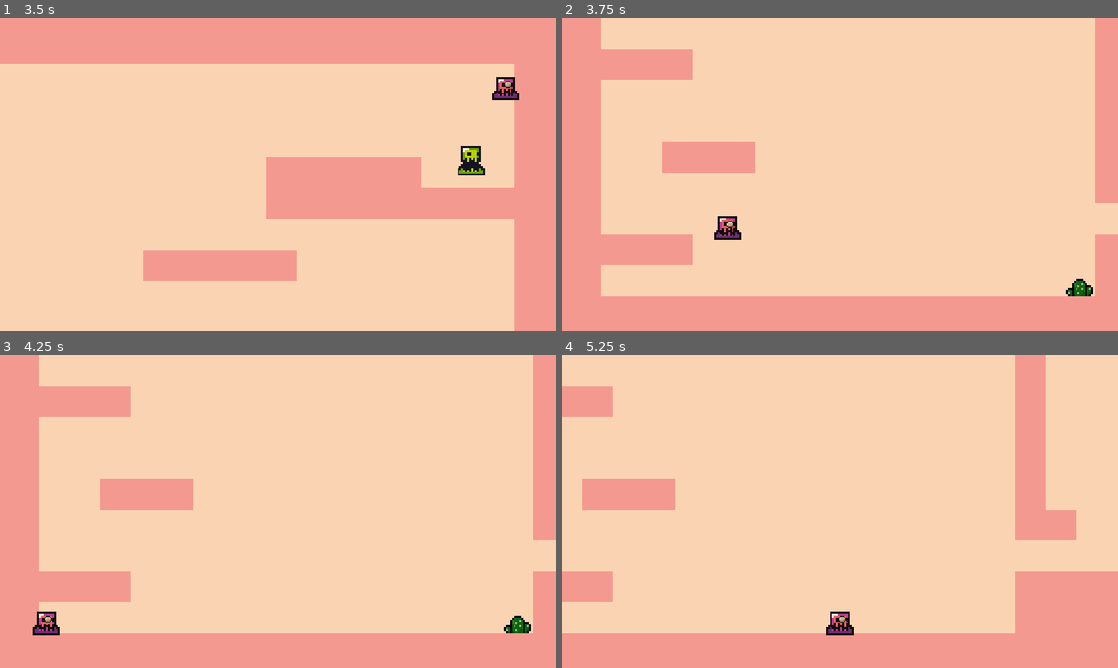
Above: before the commit, frames 1-4 (two rows, left to right).
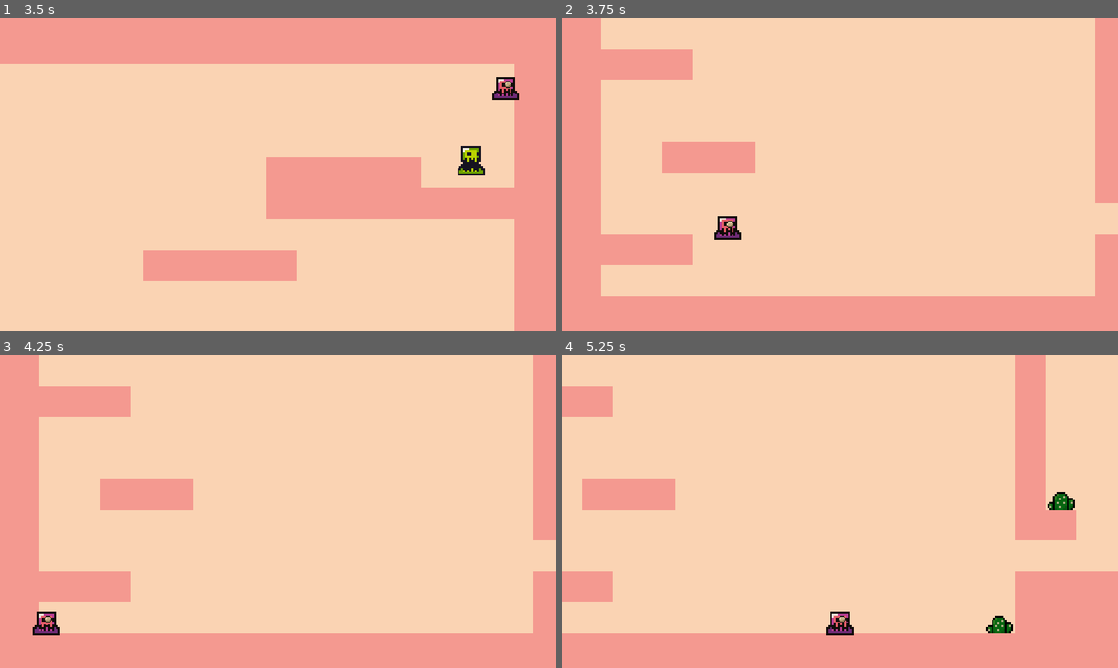
Above: after the commit, the same moments.

Repository: tanishashah2726/trollGame1
Game: Godot game, scene res://scenes/other/main_menu.tscn
Two runs of this game, one before a commit and one after it. Both use one fixed random seed, a clock stepped at 60 frames per second and the inputs below.
Inputs (mouse positions are in pixels of both pictures, inside the frame that each line leads up to):
- Up to frame 1 (3.5 s): click "Start" at 0.5 s; click "1" at 1.25 s; tap Enter at 2 s; move the mouse to (400, 158) at 2.02 s; hold D (move_right) from 2.03 s (still down); tap E (switch) at 2.1 s; click (400, 158) at 2.17 s; tap W (jump) at 2.27, 3.02 s; move the mouse to (166, 190) at 2.77 s; tap Alt at 2.85 s
- Up to frame 2 (3.75 s): move the mouse to (895, 105) at 3.52 s; release D (move_right) at 3.53 s; hold A (move_left) from 3.53 s (still down); tap Shift at 3.6 s
- Up to frame 3 (4.25 s): keep holding A (move_left)
- Up to frame 4 (5.25 s): move the mouse to (812, 574) at 4.27 s; release A (move_left) at 4.28 s; hold D (move_right) from 4.28 s (still down); tap E (switch) at 4.35 s; click (812, 574) at 4.42 s; tap W (jump) at 4.52 s; move the mouse to (1006, 558) at 5.02 s; tap Alt at 5.1 s

Frame 1 is identical in both runs. In frame 2, 0.2% of the frame differs, in the area x 90-96%, y 83-89%; in frame 3, 0.2%; in frame 4, 0.4%, in the area x 76-93%, y 43-89%.

Commit message:
fixed visibility consistency

Diff:
--- a/scenes/levels/level1.tscn
+++ b/scenes/levels/level1.tscn
@@ -3,9 +3,9 @@
 [ext_resource type="PackedScene" uid="uid://dgqwqaogrk02l" path="res://scenes/other/player.tscn" id="1_bfxgj"]
 [ext_resource type="Texture2D" uid="uid://ccehrymiccav2" path="res://assets/sprites/world_tileset.png" id="2_dywbp"]
 [ext_resource type="PackedScene" uid="uid://c58c5ytasvdkp" path="res://scenes/other/spike.tscn" id="3_1seuy"]
-[ext_resource type="Script" uid="uid://e7yu3hp42tqu" path="res://scripts/red.gd" id="3_2r1tl"]
+[ext_resource type="Script" uid="uid://e7yu3hp42tqu" path="res://scripts/colors/red.gd" id="3_2r1tl"]
 [ext_resource type="PackedScene" uid="uid://c0rgsafm4obrb" path="res://scenes/other/door.tscn" id="4_2r1tl"]
-[ext_resource type="Script" uid="uid://chfru8lexcbe5" path="res://scripts/blue.gd" id="5_dywbp"]
+[ext_resource type="Script" uid="uid://chfru8lexcbe5" path="res://scripts/colors/blue.gd" id="5_dywbp"]
 
 [sub_resource type="TileSetAtlasSource" id="TileSetAtlasSource_yqjtg"]
 texture = ExtResource("2_dywbp")
--- a/scenes/levels/level2.tscn
+++ b/scenes/levels/level2.tscn
@@ -2,10 +2,10 @@
 
 [ext_resource type="PackedScene" uid="uid://dgqwqaogrk02l" path="res://scenes/other/player.tscn" id="1_niitk"]
 [ext_resource type="Texture2D" uid="uid://ccehrymiccav2" path="res://assets/sprites/world_tileset.png" id="2_d5djh"]
-[ext_resource type="Script" uid="uid://e7yu3hp42tqu" path="res://scripts/red.gd" id="3_dj4wq"]
+[ext_resource type="Script" uid="uid://e7yu3hp42tqu" path="res://scripts/colors/red.gd" id="3_dj4wq"]
 [ext_resource type="PackedScene" uid="uid://c58c5ytasvdkp" path="res://scenes/other/spike.tscn" id="3_ok6xr"]
 [ext_resource type="PackedScene" uid="uid://c0rgsafm4obrb" path="res://scenes/other/door.tscn" id="4_dj4wq"]
-[ext_resource type="Script" uid="uid://chfru8lexcbe5" path="res://scripts/blue.gd" id="6_k0mew"]
+[ext_resource type="Script" uid="uid://chfru8lexcbe5" path="res://scripts/colors/blue.gd" id="6_k0mew"]
 
 [sub_resource type="TileSetAtlasSource" id="TileSetAtlasSource_8qukl"]
 texture = ExtResource("2_d5djh")
--- a/scenes/other/glasses.tscn
+++ b/scenes/other/glasses.tscn
@@ -12,5 +12,4 @@
 region_rect = Rect2(160, 16, 8, 11)
 
 [node name="Timer" type="Timer" parent="." unique_id=384938936]
-wait_time = 10.0
 one_shot = true
--- a/scripts/LevelCore.gd
+++ b/scripts/LevelCore.gd
@@ -6,3 +6,7 @@
 var colors = ["red", "blue"]
 var index = 0
 var current_color = colors[index]
+
+func _process(delta: float) -> void:
+	index = index
+	current_color=colors[index]
--- a/scripts/door.gd
+++ b/scripts/door.gd
@@ -13,3 +13,5 @@
 		get_tree().call_deferred("change_scene_to_file",next_level_path)
 	else:
 		get_tree().call_deferred("change_scene_to_file", "res://scenes/other/level_menu.tscn")
+
+	LevelCore.index = 0
Renamed: scripts/blue.gd -> scripts/colors/blue.gd
Renamed: scripts/blue.gd.uid -> scripts/colors/blue.gd.uid
Renamed: scripts/colors.gd -> scripts/colors/colors.gd
Renamed: scripts/colors.gd.uid -> scripts/colors/colors.gd.uid
Renamed: scripts/red.gd -> scripts/colors/red.gd
Renamed: scripts/red.gd.uid -> scripts/colors/red.gd.uid
